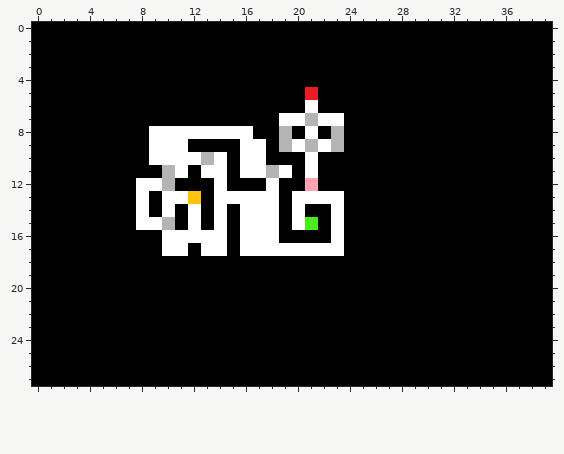
Two versions of one pixel-art sprite, mapas/fase3.png. The picture above is the old version.
The file is 40x28 pixels.
Now the later version:
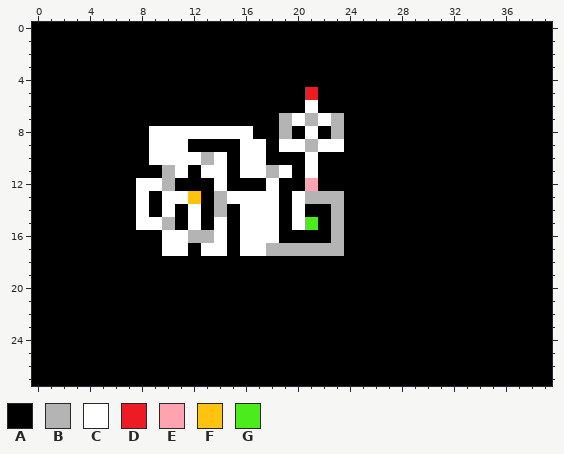
Palette (. is transparent): A #000000  B #b4b4b4  C #ffffff  D #ed1c24  E #ffa3b1  F #ffc20e  G #4ceb1c
Change:
@@ x 17..25 @@
  6 AAAACAAAA
- 7 AACCBCCAA
+ 7 AABCBCBAA
  8 AABACABAA
- 9 CABCBCBAA
+ 9 CACCBCCAA
 10 CAAACAAAA
@@ x 10..25 @@
 12 BAAACAAACAAEAAAA
-13 CCFACCCCCACCCCAA
-14 CACACACCCACAACAA
-15 BACACACCCACGACAA
-16 CCCCCACCCAAAACAA
-17 CCACCACCCCCCCCAA
+13 CCFABCCCCACBBBAA
+14 CACABACCCACAABAA
+15 BACACACCCACGABAA
+16 CCBBCACCCAAAABAA
+17 CCACCACCBBBBBBAA
 18 AAAAAAAAAAAAAAAA
